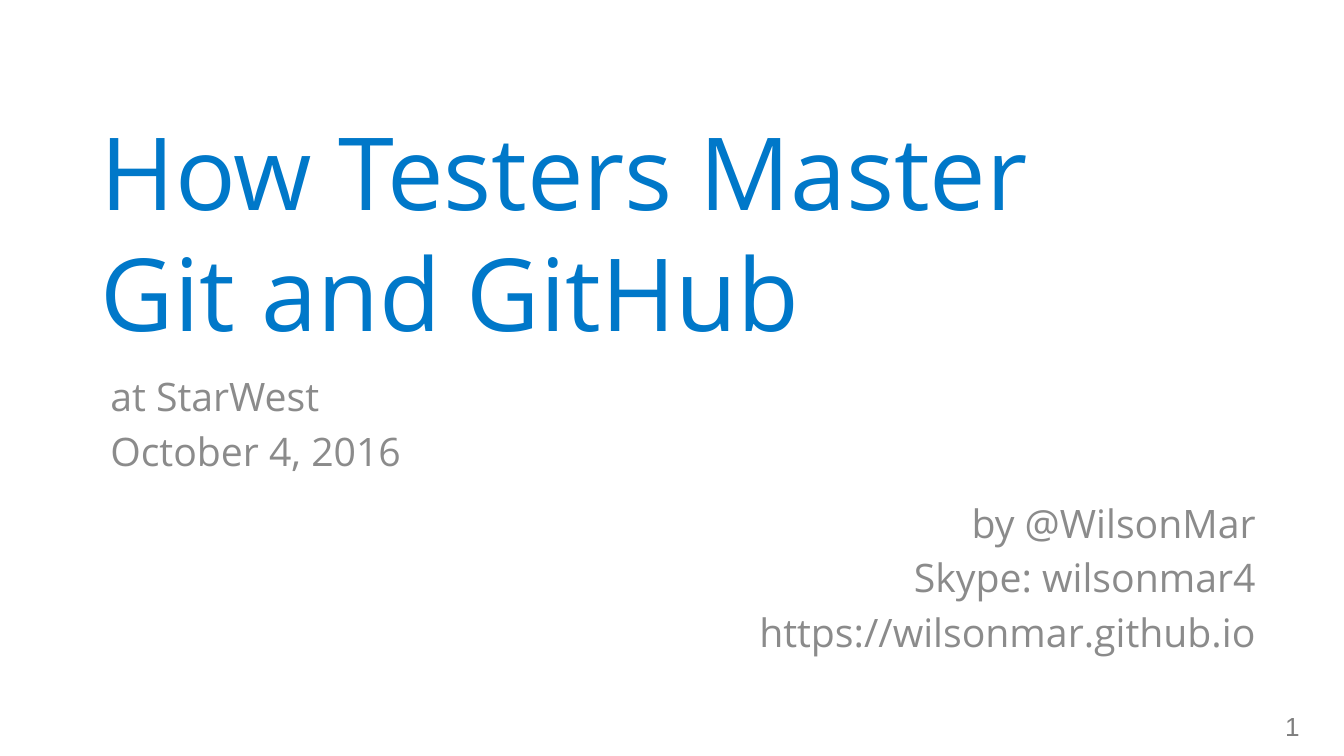
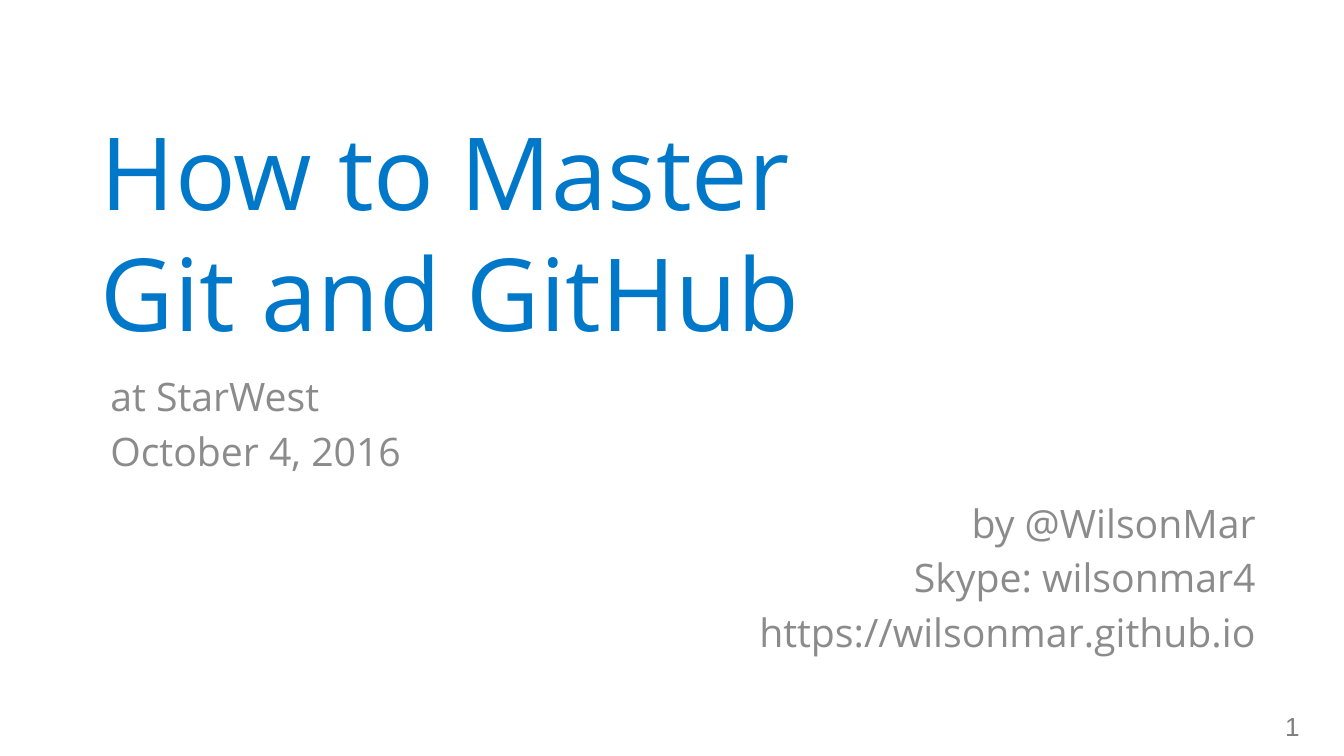
Before and after one commit to rkuma183/wilsonmar.github.io, a slide deck: slide 1 of fig/Git_with_Github_v80_2016.09.09a_wm.pptx. Drawn at 1344x756 pixels with LibreOffice and Linux fonts; fonts in the diff are those of the drawing. Boxes give left, top, right and bottom in pixels: in the first picture for what was removed or moved away, otherwise in the second. Text is boxed around its words. In the diff, an @@ line names an element or a change of style, - is before the commit and + after.

```diff
--- a/fig/Git_with_Github_v80_2016.09.09a_wm.pptx
+++ b/fig/Git_with_Github_v80_2016.09.09a_wm.pptx
@@ title at [101, 138, 799, 332]: text changed @@
-How Testers Master
-Git and GitHub
+How to Master
+Git and GitHub
```
Also in this commit, not shown: 4 other slides changed, 1 slide added, 5 other files.
